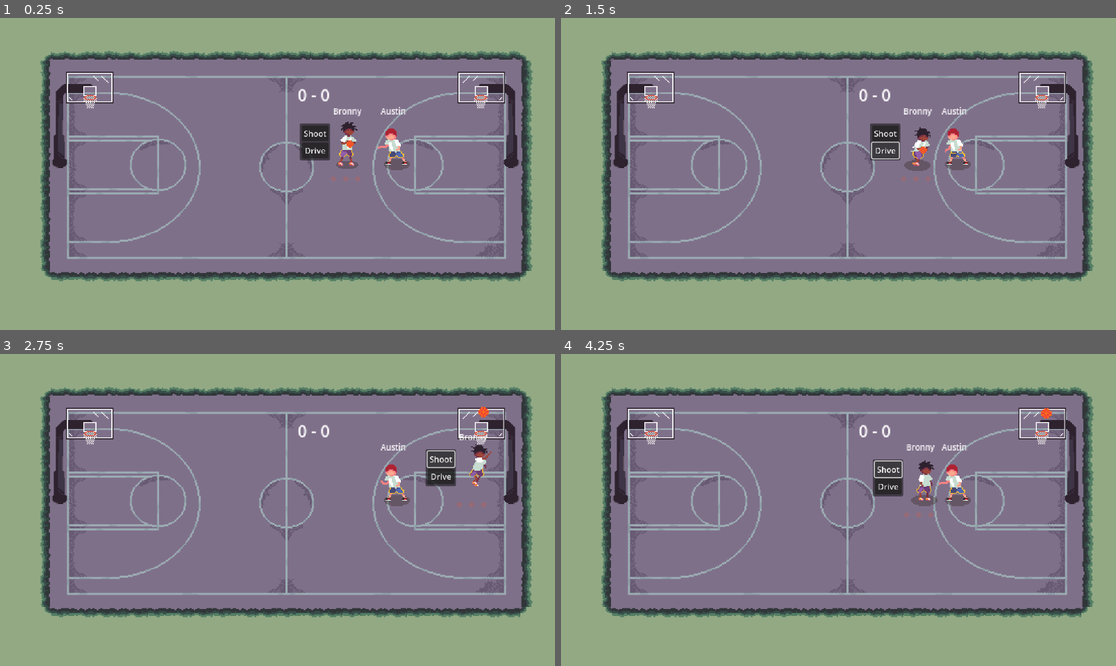
Above: before the commit, frames 1-4 (two rows, left to right).
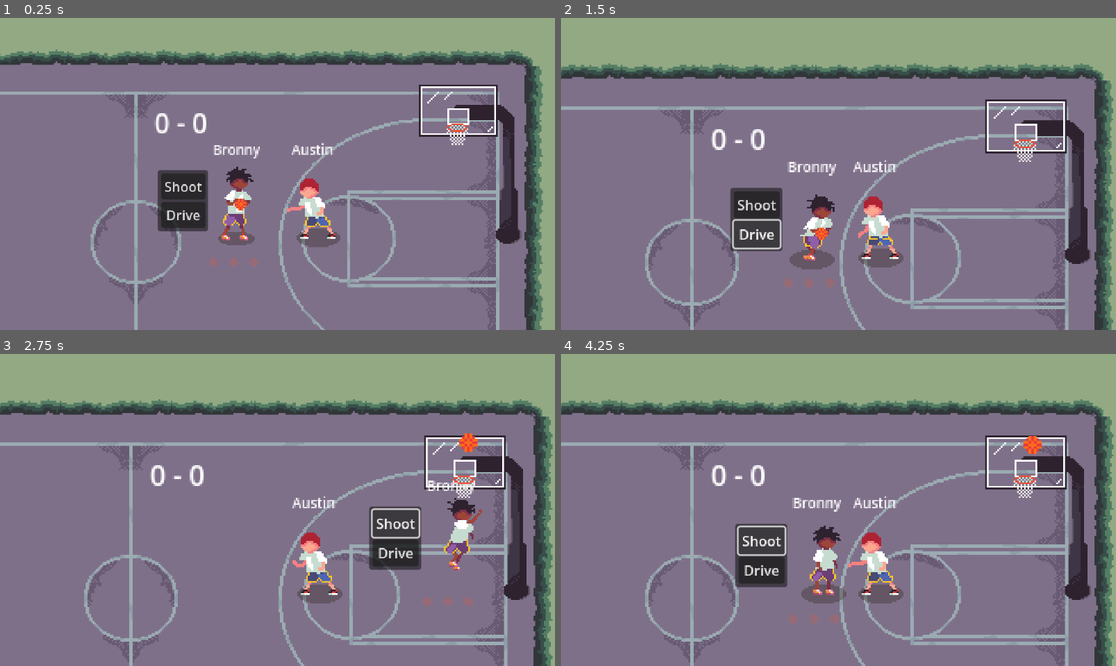
Above: after the commit, the same moments.

Repository: asaf-shitrit/jam-quest
Game: Godot game, scene res://src/match/match.tscn
Same seed, same stepped clock (60 frames per second), same inputs: the game is played once before the commit and once after it.
Inputs:
- Up to frame 1 (0.25 s): no input
- Up to frame 2 (1.5 s): click "Shoot" at 0.5 s; click "Drive" at 1.25 s
- Up to frame 3 (2.75 s): click "Shoot" at 2 s
- Up to frame 4 (4.25 s): click "Drive" at 2.75 s; click "Shoot" at 3.5 s

The runs differ from the first frame. In frame 1, 43% of the frame differs, in the area x 0-98%, y 10-100%; in frame 2, 49%; in frame 3, 48%; in frame 4, 49%, in the area x 0-100%, y 10-100%.

Commit message:
added camera zoom

Diff:
--- /dev/null
+++ b/src/global/camera.gd
@@ -0,0 +1,37 @@
+extends Camera2D
+
+class_name GameCamera
+
+@export var game: BasketballMatch
+
+
+
+var target_zoom = null
+var target_position = null
+
+func _ready() -> void:
+	zoom = Vector2(5,5)
+	position = Vector2(0, -20)
+
+func _process(_delta: float) -> void:
+	if target_zoom != null:
+		zoom = zoom.lerp(target_zoom, 0.1)
+
+	if target_position != null:
+		position = position.lerp(target_position, 0.1)
+
+
+func _focus_on_game_area():
+
+	var players = game._get_players()
+
+	var center_pos = Vector2.ZERO
+
+	for player in players:
+		var pos = player.global_position
+		center_pos += pos
+	center_pos /= players.size()
+	position = center_pos
+
+	target_zoom = Vector2(6,6)
+	target_position = position + Vector2(0, -50)
--- a/src/match/match.gd
+++ b/src/match/match.gd
@@ -17,7 +17,7 @@
 
 @export var court_scene: PackedScene
 var court_node: Court
-var camera: Camera2D
+@export var camera: GameCamera
 
 @export var scoreLimit := 21
 @export var teamLimit := 1
@@ -41,11 +41,12 @@
 
 func _ready() -> void:
 	setup_court()
-	setup_camera()
 	setup_players()
 	setup_game_indicators()
+
 	start_match()
-	update_players_positions()
+
+
 
 
 func update_players_positions():
@@ -99,11 +100,6 @@
 	court_node = court_scene.instantiate()
 	add_child(court_node)
 
-func setup_camera():
-	camera = Camera2D.new()
-	camera.zoom = Vector2(3.5, 3.5)
-	court_node.add_child(camera)
-
 func score_points(team: Globals.Team, points: int) -> void:
 	# Check if the match has started
 	if not is_started:
@@ -206,6 +202,9 @@
 
 	is_started = true
 
+	update_players_positions()
+	camera._focus_on_game_area()
+
 	print("Match started!")
 	emit_signal("match_started")
 
--- a/src/match/match.tscn
+++ b/src/match/match.tscn
@@ -1,17 +1,24 @@
-[gd_scene load_steps=6 format=3 uid="uid://cb8hy18vrvpsf"]
+[gd_scene load_steps=7 format=3 uid="uid://cb8hy18vrvpsf"]
 
 [ext_resource type="Script" uid="uid://brbqsiufrws83" path="res://src/match/match.gd" id="1_fg311"]
 [ext_resource type="PackedScene" uid="uid://bjrnxsxsrsqri" path="res://src/match/court/city/city_court.tscn" id="2_gwgiy"]
 [ext_resource type="Resource" uid="uid://5ckeo76lketm" path="res://src/resources/teams/bronny-only-team.tres" id="3_5vaqo"]
 [ext_resource type="Resource" uid="uid://c78xvj0sbrs7o" path="res://src/resources/teams/austin-only-team.tres" id="4_7e67n"]
 [ext_resource type="PackedScene" uid="uid://p615165ww115" path="res://src/characters/player/player.tscn" id="4_fg311"]
+[ext_resource type="Script" uid="uid://b2qbp5uospbn6" path="res://src/global/camera.gd" id="6_ro1tw"]
 
-[node name="Match" type="Node"]
+[node name="Match" type="Node" node_paths=PackedStringArray("camera")]
 script = ExtResource("1_fg311")
 court_scene = ExtResource("2_gwgiy")
+camera = NodePath("GameCamera")
 teamA = ExtResource("3_5vaqo")
 teamB = ExtResource("4_7e67n")
 player_scene = ExtResource("4_fg311")
 disable_turnovers = true
 
+[node name="GameCamera" type="Camera2D" parent="." node_paths=PackedStringArray("game")]
+script = ExtResource("6_ro1tw")
+game = NodePath("..")
+metadata/_custom_type_script = "uid://b2qbp5uospbn6"
+
 [node name="Players" type="Node" parent="."]
Not shown, added: src/global/camera.gd.uid
